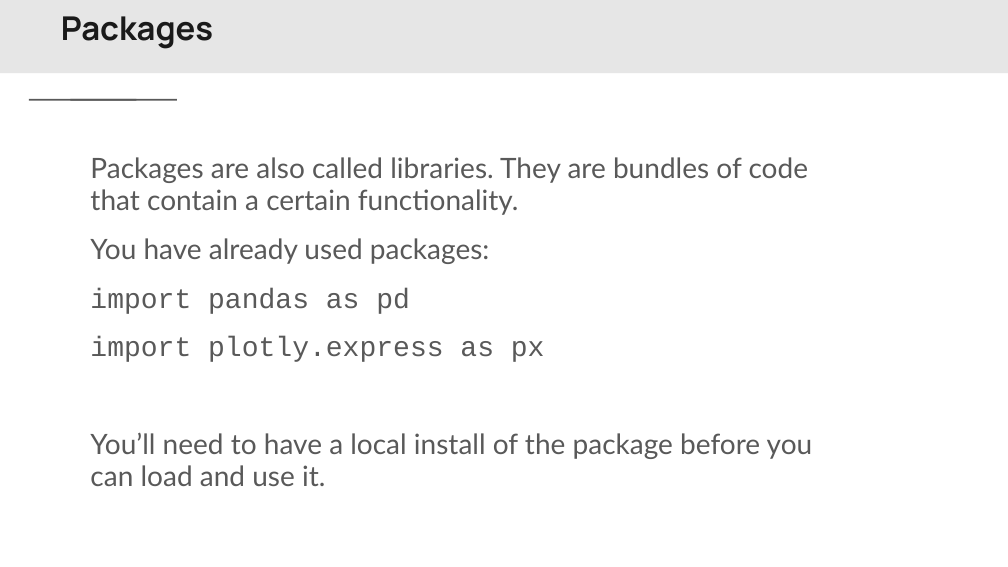
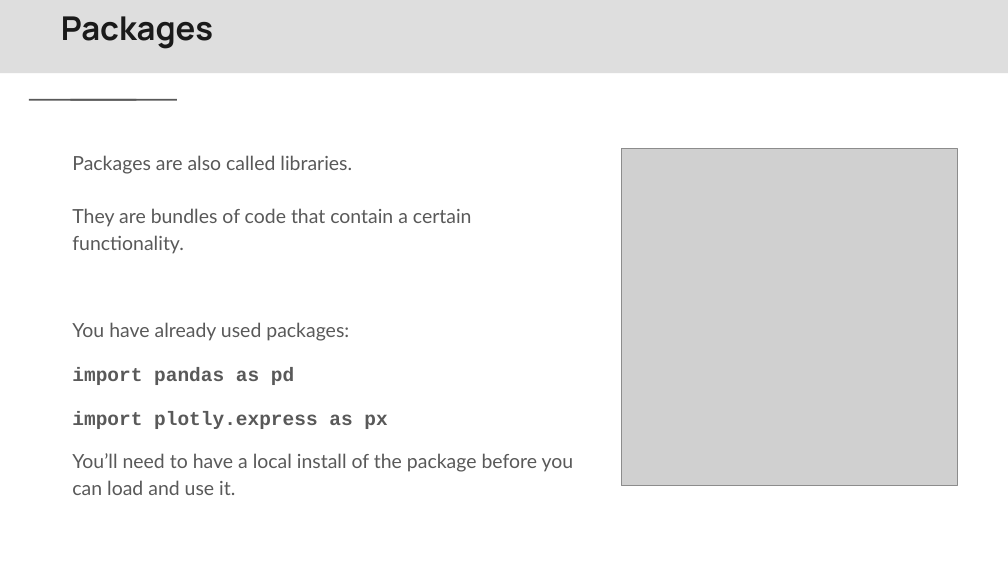
Before and after one commit to Center-for-Health-Data-Science/PythonTsunami, a slide deck: slide 9 of slides/Python Tsunami Local Installations vs code.pptx. Drawn at 1008x567 pixels with LibreOffice and Linux fonts; fonts in the diff are those of the drawing; grey boxes stand for pictures; background and template pictures are left out. Boxes give left, top, right and bottom in pixels: in the first picture for what was removed or moved away, otherwise in the second. Text is boxed around its words. In the diff, an @@ line names an element or a change of style, - is before the commit and + after.

```diff
--- a/slides/Python Tsunami Local Installations vs code.pptx
+++ b/slides/Python Tsunami Local Installations vs code.pptx
@@ text "Packages are also called libraries.": place and size @@
-text "Packages are also called libraries." at bbox=[90, 157, 813, 486]
+text "Packages are also called libraries." at bbox=[72, 155, 574, 495]
@@ picture added at bbox=[621, 148, 957, 486] @@
@@ text at bbox=[72, 155, 472, 254]: text changed; size 20 to 13.9 pt @@
-Packages are also called libraries. They are bundles of code that contain a certain functionality.
+Packages are also called libraries.
+They are bundles of code that contain a certain functionality.
@@ text at bbox=[72, 322, 574, 495]: size 20 to 13.9 pt in "You have already used packages:", "import pandas as pd", "import plotly.express as px", "You’ll need to have a local install ..."; bold on in "import pandas as pd", "import plotly.express as px"; line spacing 0.95 to 1.15 @@
```
Also in this commit, not shown: 10 other slides changed, 3 other files.
